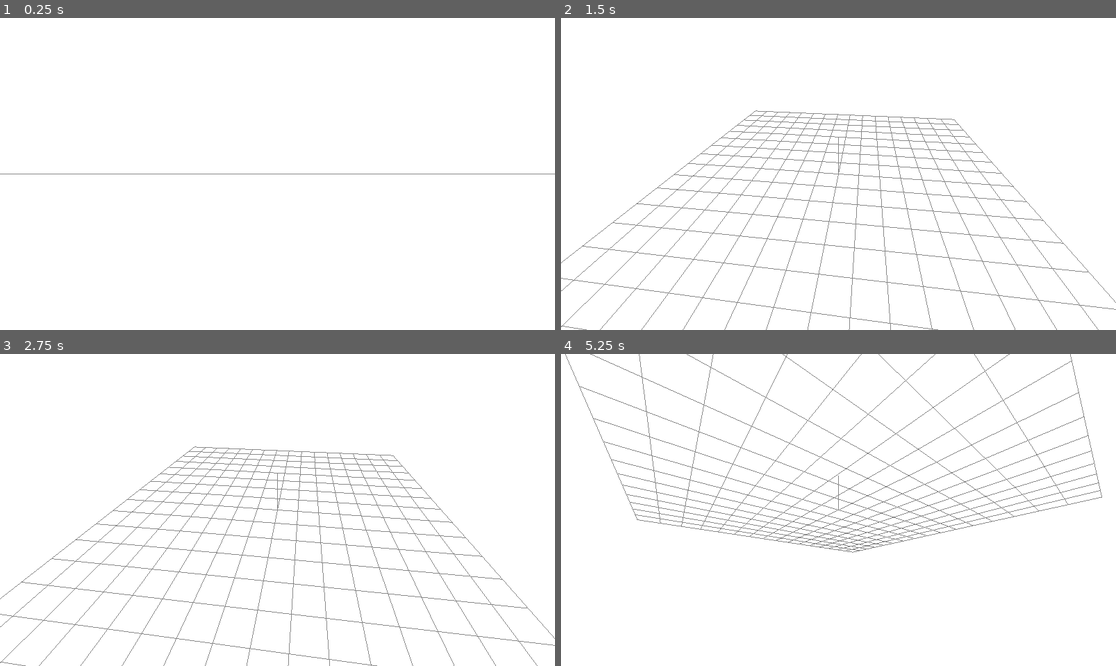
Above: before the commit, frames 1-4 (two rows, left to right).
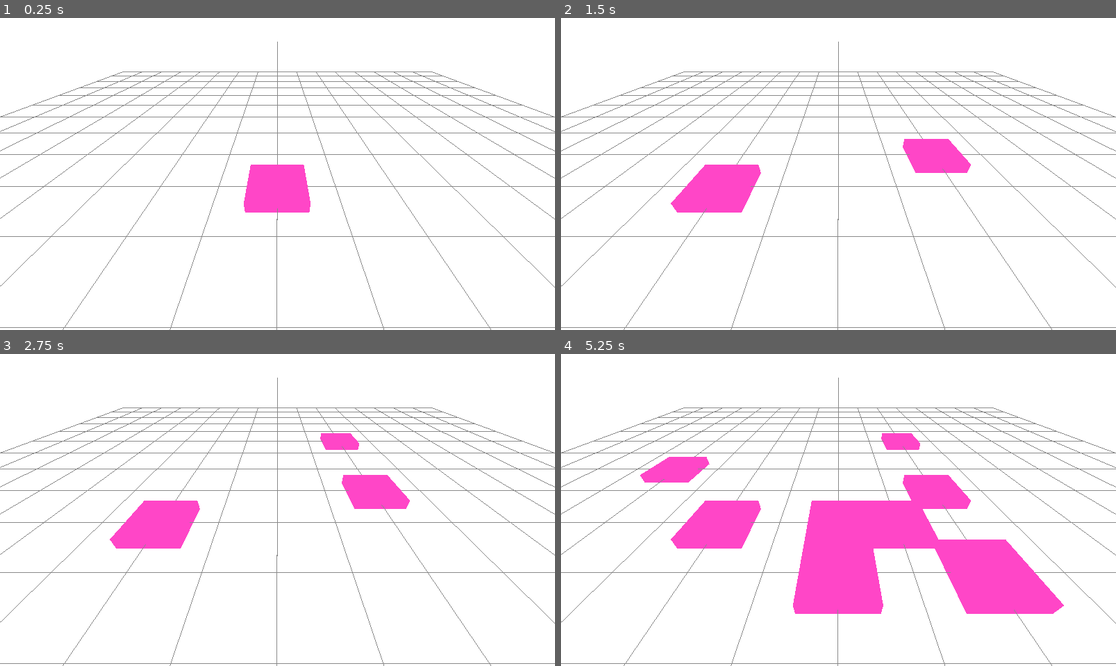
Above: after the commit, the same moments.

Repository: kotofeyy/cozy_lego_game
Game: Godot game, scene res://scenes/main.tscn
Two runs of this game, one before a commit and one after it. Both use one fixed random seed, a clock stepped at 60 frames per second and the inputs below.
Inputs (mouse positions are in pixels of both pictures, inside the frame that each line leads up to):
- Up to frame 1 (0.25 s): no input
- Up to frame 2 (1.5 s): tap Enter at 0.5 s; move the mouse to (960, 158) at 0.52 s; press the mouse at (960, 158) at 0.53 s; tap Middle mouse button (mouse_middle_action, bound only after … at 0.8, 1.35 s; tap Space at 1.25 s; move the mouse to (727, 189) at 1.27 s; release the mouse at (727, 189) at 1.28 s
- Up to frame 3 (2.75 s): click (166, 525) at 1.55 s; tap Enter at 2 s; move the mouse to (333, 441) at 2.02 s; press the mouse at (333, 441) at 2.03 s; tap Middle mouse button (mouse_middle_action, bound only after … at 2.3 s
- Up to frame 4 (5.25 s): tap Space at 2.75, 4.25 s; move the mouse to (810, 572) at 2.77 s; release the mouse at (810, 572) at 2.78 s; tap Middle mouse button (mouse_middle_action, bound only after … at 2.85, 3.8, 4.35 s; click (810, 572) at 3.05 s; tap Enter at 3.5 s; move the mouse to (1005, 556) at 3.52 s; press the mouse at (1005, 556) at 3.53 s; move the mouse to (672, 463) at 4.27 s; release the mouse at (672, 463) at 4.28 s; click (672, 463) at 4.55 s; move the mouse to (866, 510) at 5.02 s; press the mouse at (866, 510) at 5.03 s

The runs differ from the first frame. In frame 1, 5.4% of the frame differs, in the area x 0-100%, y 7-100%; in frame 2, 9.2%; in frame 3, 9.6%; in frame 4, 20%, in the area x 0-100%, y 0-100%.

Commit message:
Можно класть плитку. + класть "зажимом", типа спреем

Diff:
--- /dev/null
+++ b/code/installation_of_blocks.gd
@@ -0,0 +1,77 @@
+extends Node3D
+
+
+var build_delay = 0.11  # Пауза между блоками в секундах
+var build_timer = 0.0   # Текущий отсчет
+
+@onready var tiles: StaticBody3D = $Tiles
+
+
+func _ready() -> void:
+	pass
+
+
+func _process(delta: float) -> void:
+	var pos = get_mouse_3d_pos()
+	if pos:
+		# Сетка шагом 1.0 (размер куба)
+		tiles.global_position = pos.snapped(Vector3.ONE)
+		tiles.visible = true
+	else:
+		tiles.visible = false
+	if build_timer > 0:
+		build_timer -= delta
+
+	if Input.is_action_pressed("mouse_action")and build_timer <= 0:
+		place_block()
+		build_timer = build_delay # Сбрасываем таймер
+
+
+func place_block() -> void:
+	var new_cube = tiles.duplicate()
+	new_cube.name = "Tiles"
+	add_child(new_cube)
+
+
+func get_mouse_3d_pos():
+	var mouse_pos = get_viewport().get_mouse_position()
+	var camera = get_viewport().get_camera_3d()
+
+	# Начало и направление луча
+	var from = camera.project_ray_origin(mouse_pos)
+	var to = from + camera.project_ray_normal(mouse_pos) * 2000 # длина луча 1000м
+
+	# Параметры запроса к физике
+	var space_state = get_world_3d().direct_space_state
+	var query = PhysicsRayQueryParameters3D.create(from, to)
+
+	query.exclude = [tiles.get_rid()]
+
+	var result = space_state.intersect_ray(query)
+
+
+	if result:
+		print("result - ", result.collider.name)
+
+		var hit_pos = result.position
+		var hit_normal = result.normal # Вектор грани (например, Vector3.UP)
+
+		# Высота вашего полублока (замените на реальную, если она не 0.5)
+		var block_height = 1
+		if result.collider.is_in_group("tiles"):
+			print("Это один из моих блоков!")
+			block_height = 0.2
+
+		# Сдвигаем позицию на половину высоты ВДОЛЬ нормали
+		# Так блок всегда встанет ПОВЕРХ грани, а не внутрь
+		var final_pos = hit_pos + (hit_normal * Vector3.ONE)
+
+		# Применяем сетку (snapping)
+		# Если высота 0.5, то и шаг сетки по Y должен быть 0.5
+		final_pos.x = snapped(final_pos.x, 1.0)
+		final_pos.z = snapped(final_pos.z, 1.0)
+		final_pos.y = snapped(final_pos.y, 1.0)
+
+		# Проверка на дубликат через словарь (как обсуждали раньше)
+		return hit_pos
+	return null
--- a/code/main.gd
+++ b/code/main.gd
@@ -2,23 +2,26 @@
 
 @onready var camera_3d: Camera3D = $Camera3D
 
+#region вращение камеры
 var rotation_speed := 0.01
 var distance := 10.0
 var zoom_speed = 1.0
 var yaw := 0.0
 var pitch := 0.0
-
-# Called when the node enters the scene tree for the first time.
-func _ready() -> void:
-	pass # Replace with function body.
+#endregion
 
 
-# Called every frame. 'delta' is the elapsed time since the previous frame.
+
+func _ready() -> void:
+	pass
+
+
 func _process(delta: float) -> void:
 	pass
 
 
 func _unhandled_input(event: InputEvent) -> void:
+
 	if Input.is_action_just_released("ui_scroll_up"):
 		distance -= zoom_speed
 		_update_camera_position()
@@ -27,7 +30,7 @@
 		distance += zoom_speed
 		_update_camera_position()
 
-	if event is InputEventMouseMotion and Input.is_action_pressed("mouse_action"):
+	if event is InputEventMouseMotion and Input.is_action_pressed("mouse_middle_action"):
 		# Двигаем мышь → вращаем вокруг центра
 		yaw -= event.relative.x * rotation_speed
 		pitch += event.relative.y * rotation_speed
@@ -36,7 +39,6 @@
 		pitch = clamp(pitch, deg_to_rad(-89), deg_to_rad(89))
 
 		_update_camera_position()
-
 
 
 func _update_camera_position():
--- a/project.godot
+++ b/project.godot
@@ -32,6 +32,11 @@
 "events": [Object(InputEventMouseButton,"resource_local_to_scene":false,"resource_name":"","device":-1,"window_id":0,"a …(259 unchanged characters)…
 ]
 }
+mouse_middle_action={
+"deadzone": 0.5,
+"events": [Object(InputEventMouseButton,"resource_local_to_scene":false,"resource_name":"","device":-1,"window_id":0,"alt_pressed":false,"shift_pressed":false,"ctrl_pressed":false,"meta_pressed":false,"button_mask":4,"position":Vector2(42, 12),"global_position":Vector2(51, 60),"factor":1.0,"button_index":3,"canceled":false,"pressed":true,"double_click":false,"script":null)
+]
+}
 
 [physics]
 
--- /dev/null
+++ b/scenes/installation_of_blocks.tscn
@@ -0,0 +1,23 @@
+[gd_scene format=3 uid="uid://d1j2gh2xldmj"]
+
+[ext_resource type="Script" uid="uid://b470dfphpj4ds" path="res://code/installation_of_blocks.gd" id="1_saun3"]
+
+[sub_resource type="BoxShape3D" id="BoxShape3D_saun3"]
+
+[sub_resource type="BoxMesh" id="BoxMesh_saun3"]
+
+[sub_resource type="StandardMaterial3D" id="StandardMaterial3D_saun3"]
+albedo_color = Color(0.99999994, 0.27456066, 0.7795257, 1)
+
+[node name="InstallationOfBlocks" type="Node3D" unique_id=377349631]
+transform = Transform3D(1, 0, 0, 0, 0.2, 0, 0, 0, 1, 0, 0, 0)
+script = ExtResource("1_saun3")
+
+[node name="Tiles" type="StaticBody3D" parent="." unique_id=993313721 groups=["tiles"]]
+
+[node name="CollisionShape3D" type="CollisionShape3D" parent="Tiles" unique_id=575299608]
+shape = SubResource("BoxShape3D_saun3")
+
+[node name="MeshInstance3D" type="MeshInstance3D" parent="Tiles" unique_id=29934719]
+mesh = SubResource("BoxMesh_saun3")
+surface_material_override/0 = SubResource("StandardMaterial3D_saun3")
--- a/scenes/main.tscn
+++ b/scenes/main.tscn
@@ -3,6 +3,7 @@
 [ext_resource type="Script" uid="uid://wl18hnbefb5o" path="res://code/main.gd" id="1_0wfyh"]
 [ext_resource type="Script" uid="uid://cnl7hrvarjc32" path="res://code/gizmo.gd" id="1_o5qli"]
 [ext_resource type="Script" uid="uid://dnugijhfoy545" path="res://code/grid.gd" id="3_sugp2"]
+[ext_resource type="PackedScene" uid="uid://d1j2gh2xldmj" path="res://scenes/installation_of_blocks.tscn" id="4_jyhfs"]
 
 [sub_resource type="ImmediateMesh" id="ImmediateMesh_o5qli"]
 
@@ -12,6 +13,10 @@
 
 [sub_resource type="ImmediateMesh" id="ImmediateMesh_jyhfs"]
 
+[sub_resource type="BoxShape3D" id="BoxShape3D_sugp2"]
+
+[sub_resource type="PlaneMesh" id="PlaneMesh_sugp2"]
+
 [node name="Main" type="Node3D" unique_id=504724357]
 script = ExtResource("1_0wfyh")
 
@@ -20,8 +25,22 @@
 script = ExtResource("1_o5qli")
 
 [node name="Camera3D" type="Camera3D" parent="." unique_id=1047301828]
+transform = Transform3D(1, 0, 0, 0, 0.7880108, 0.6156615, 0, -0.6156615, 0.7880108, 0.005, 2.315, 3.62)
 environment = SubResource("Environment_sugp2")
 
 [node name="Grid" type="MeshInstance3D" parent="." unique_id=1379704654]
 mesh = SubResource("ImmediateMesh_jyhfs")
 script = ExtResource("3_sugp2")
+
+[node name="BaseFloor" type="StaticBody3D" parent="." unique_id=311128667]
+
+[node name="CollisionShape3D" type="CollisionShape3D" parent="BaseFloor" unique_id=467028243]
+transform = Transform3D(16, 0, 0, 0, 0.107, 0, 0, 0, 16, 0, 0, 0)
+shape = SubResource("BoxShape3D_sugp2")
+
+[node name="MeshInstance3D" type="MeshInstance3D" parent="." unique_id=1085463087]
+transform = Transform3D(7.5, 0, 0, 0, 7.5, 0, 0, 0, 7.5, 0, 0, 0)
+visible = false
+mesh = SubResource("PlaneMesh_sugp2")
+
+[node name="InstallationOfBlocks" parent="." unique_id=377349631 instance=ExtResource("4_jyhfs")]
Not shown, added: code/installation_of_blocks.gd.uid
